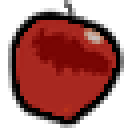
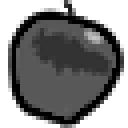
The second 128px x 128px image is a revision of the first. Changes to its layers:
added layer "Layer 1 copy" above "Layer 1" over [8, 0, 124, 128]
